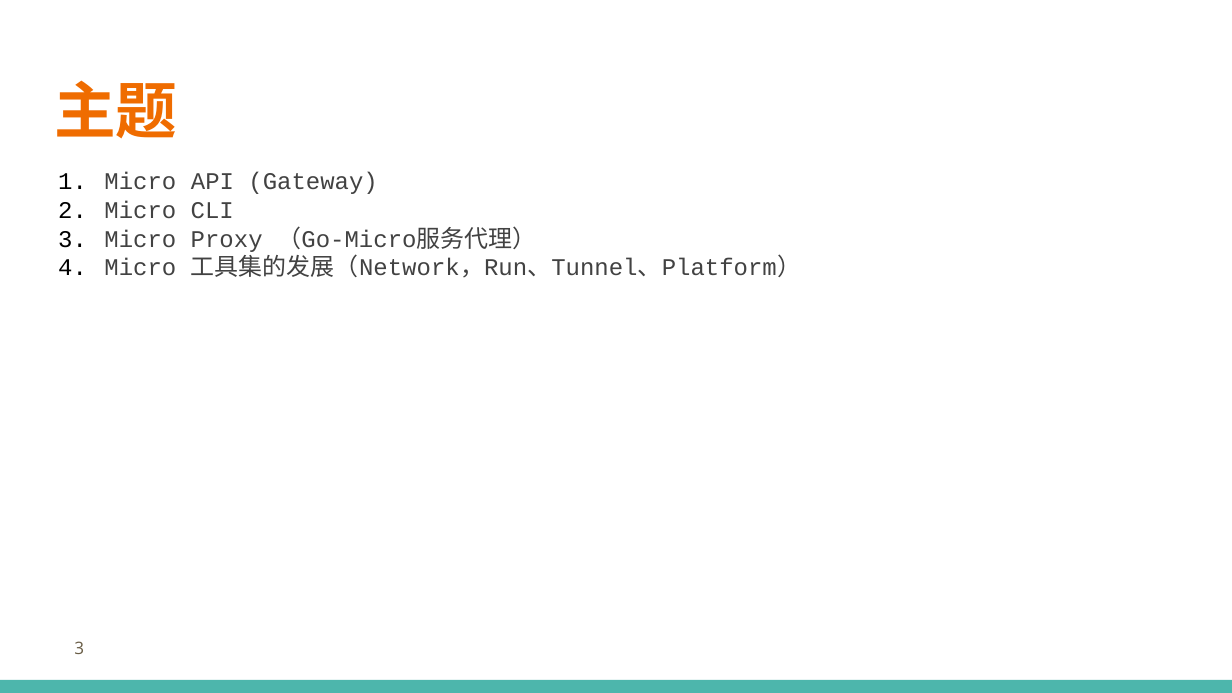
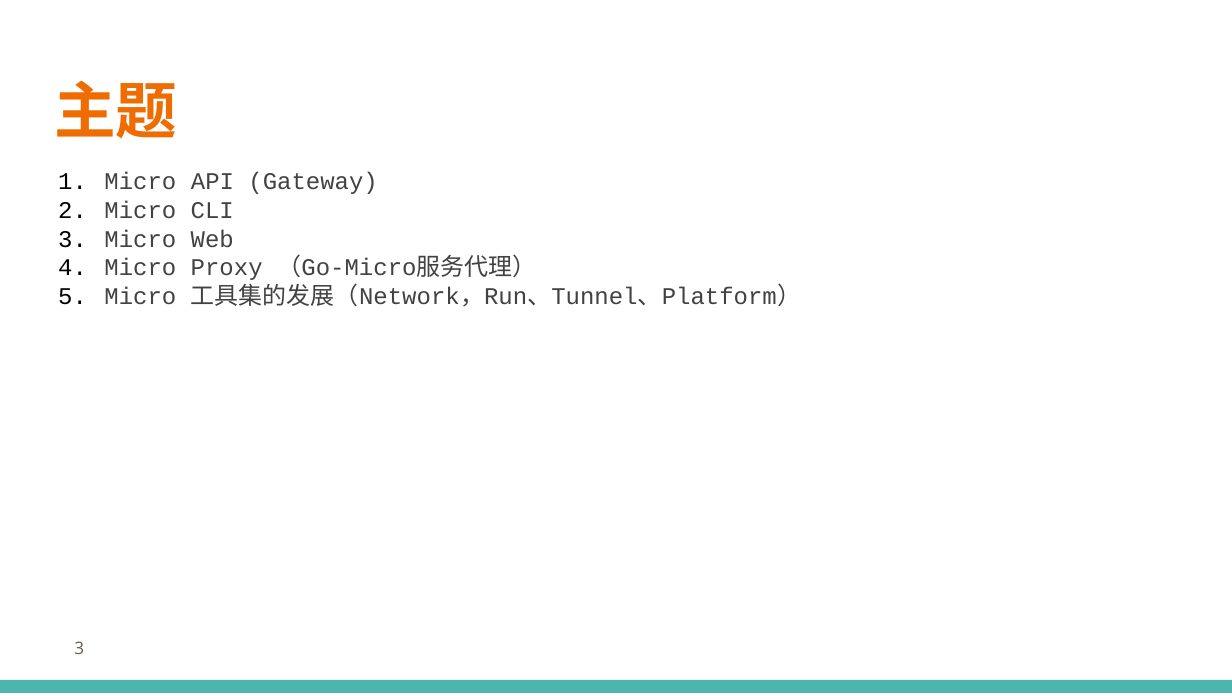
Before and after one commit to printfcoder/stack-rpc-tutorials, a slide deck: slide 3 of others/share/learning-go/【第三期】Micro工具集.pptx. Drawn at 1232x693 pixels with LibreOffice and Linux fonts; fonts in the diff are those of the drawing; background and template pictures are left out. Boxes give left, top, right and bottom in pixels: in the first picture for what was removed or moved away, otherwise in the second. Text is boxed around its words. In the diff, an @@ line names an element or a change of style, - is before the commit and + after.

```diff
--- a/others/share/learning-go/【第三期】Micro工具集.pptx
+++ b/others/share/learning-go/【第三期】Micro工具集.pptx
@@ text at [104, 229, 234, 248]: paragraph added @@
+3. Micro Web
```
Also in this commit, not shown: 1 other slide changed, 1 slide added, 7 other files.
